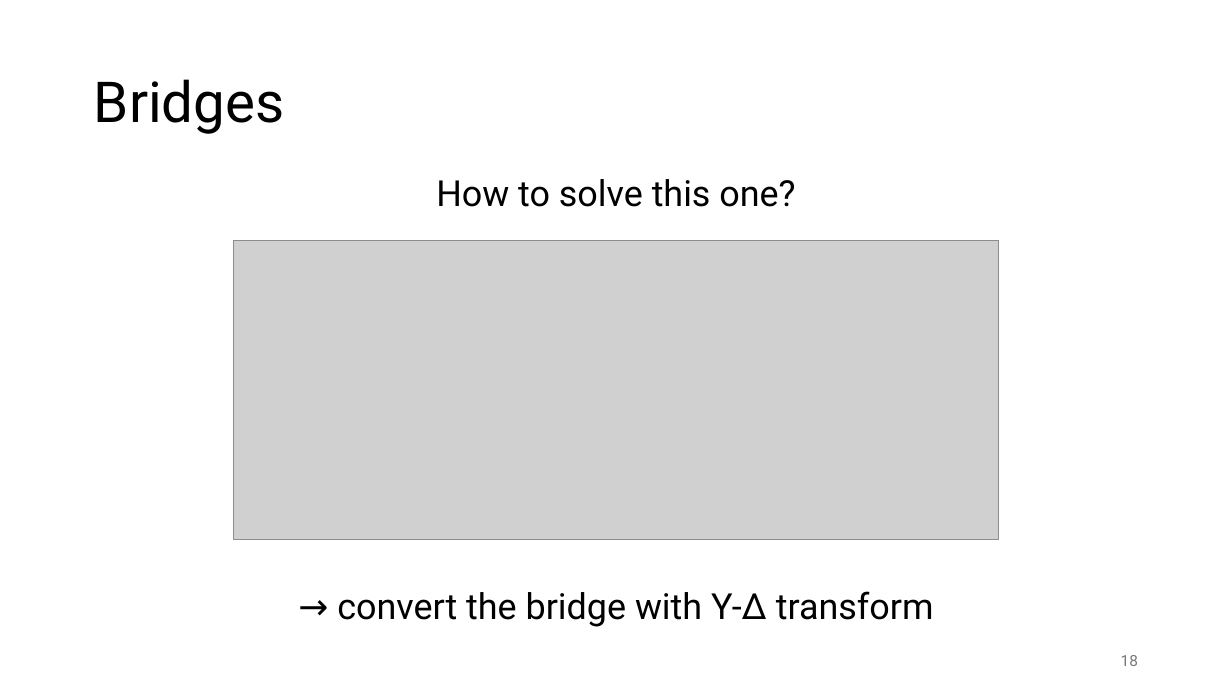
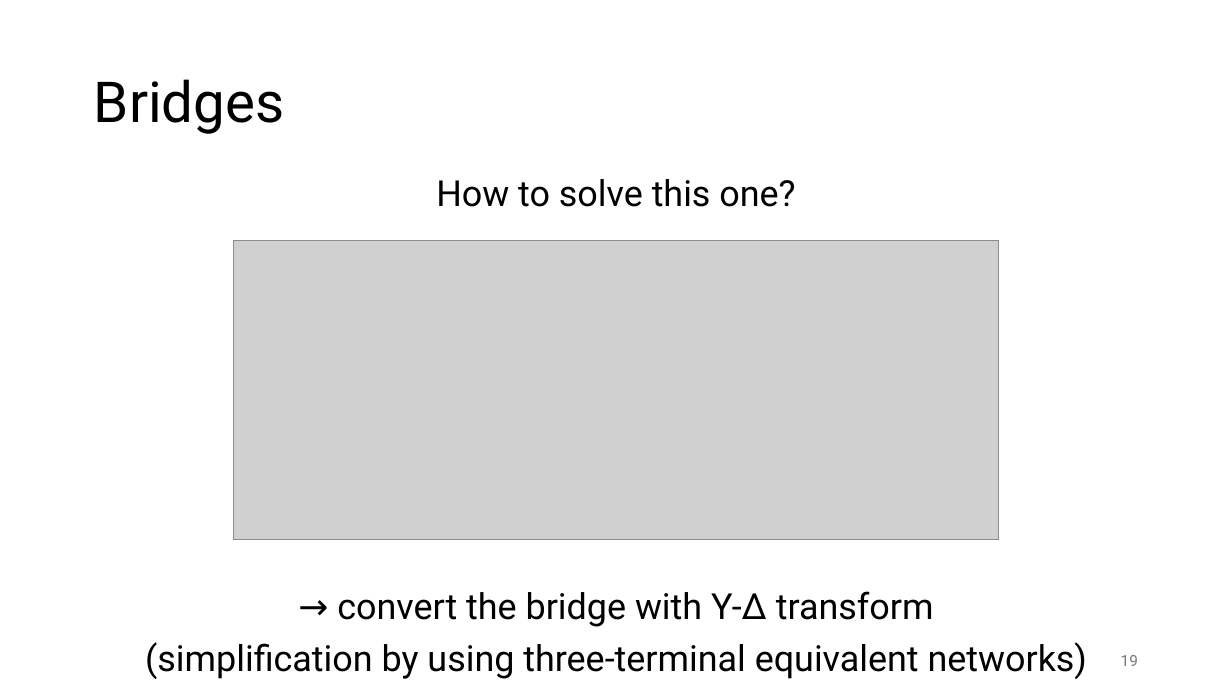
Before and after one commit to FelixWick/intro_electrical_eng, a slide deck: slide 19 of slides/2_DCcircuits.pptx (slide 18 before the commit). Drawn at 1232x693 pixels with LibreOffice and Linux fonts; fonts in the diff are those of the drawing; grey boxes stand for pictures. Boxes give left, top, right and bottom in pixels: in the first picture for what was removed or moved away, otherwise in the second. Text is boxed around its words. In the diff, an @@ line names an element or a change of style, - is before the commit and + after.

```diff
--- a/slides/2_DCcircuits.pptx
+++ b/slides/2_DCcircuits.pptx
@@ text at [145, 642, 1087, 679]: paragraph added @@
+(simplification by using three-terminal equivalent networks)
```
Also in this commit, not shown: 3 other slides changed, 1 slide added, 1 other file.
